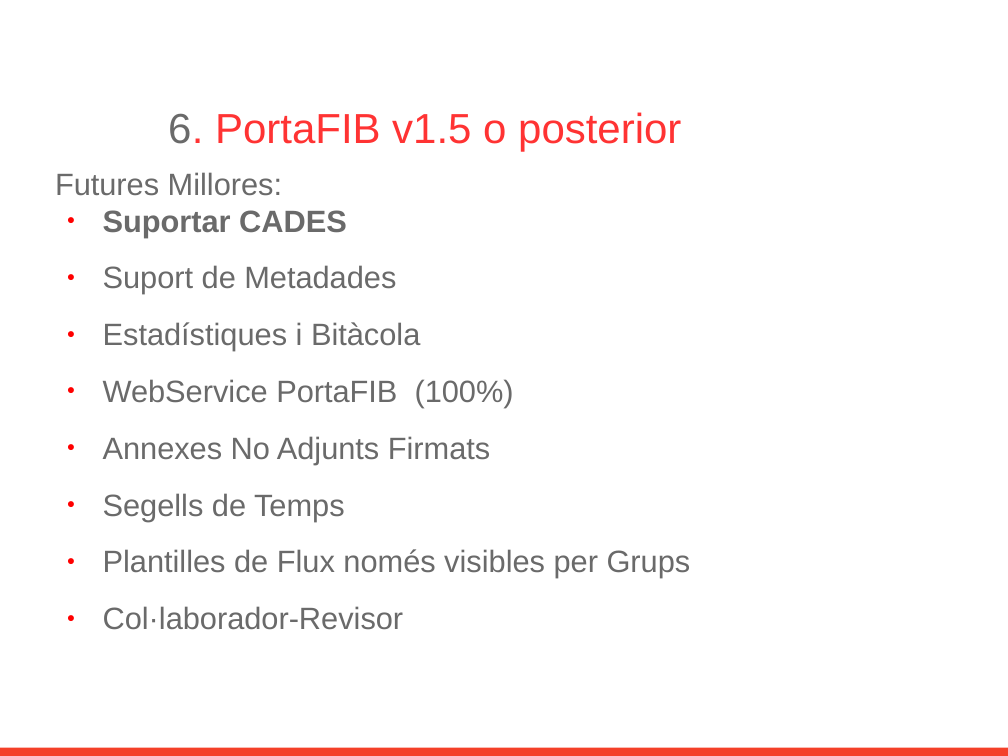
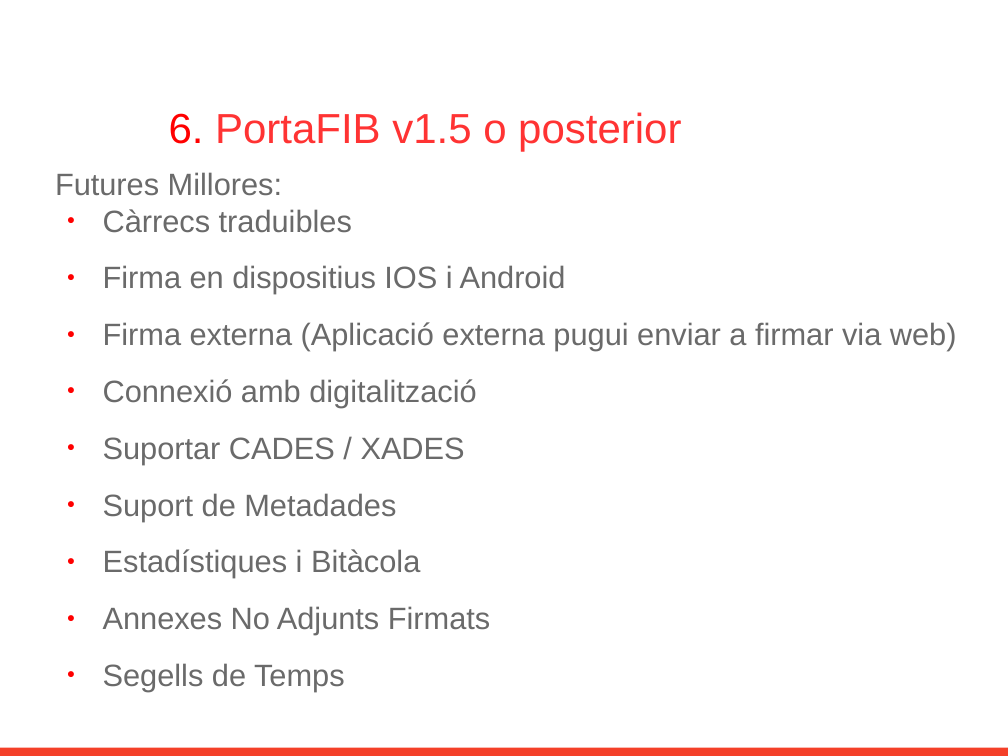
Before and after one commit to GovernIB/portafib, a slide deck: slide 12 of doc/Introduccio_Basica_PortaFIB.odp. Drawn at 1008x756 pixels with LibreOffice and Linux fonts; fonts in the diff are those of the drawing; background and template pictures are left out. Boxes give left, top, right and bottom in pixels: in the first picture for what was removed or moved away, otherwise in the second. Text is boxed around its words. In the diff, an @@ line names an element or a change of style, - is before the commit and + after.

```diff
--- a/doc/Introduccio_Basica_PortaFIB.odp
+++ b/doc/Introduccio_Basica_PortaFIB.odp
@@ text "6. PortaFIB v1.5 o posterior" at (169,112,681,151): text colour #6A6A6A to #FF0000, text colour #FF3333 to #FF0000 in "6." @@
@@ text at (103,209,957,464): text changed; bold off @@
-● Suportar CADES
+● Càrrecs traduibles
+● Firma en dispositius IOS i Android
+● Firma externa (Aplicació externa pugui enviar a firmar via web)
+● Connexió amb digitalització
+● Suportar CADES / XADES
@@ text at (103,379,514,408): paragraph removed @@
-● WebService PortaFIB (100%)
@@ text at (103,549,691,630): paragraphs removed @@
-● Plantilles de Flux només visibles per Grups
-● Col·laborador-Revisor
```
Also in this commit, not shown: 8 other slides changed, 2 slides added, 1 slide removed, 2 other files.
